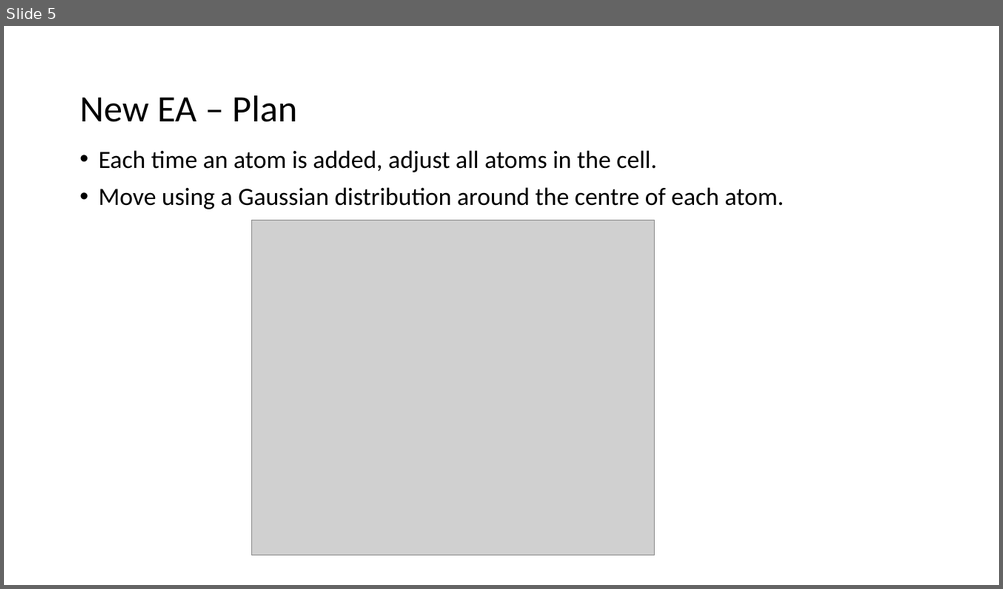
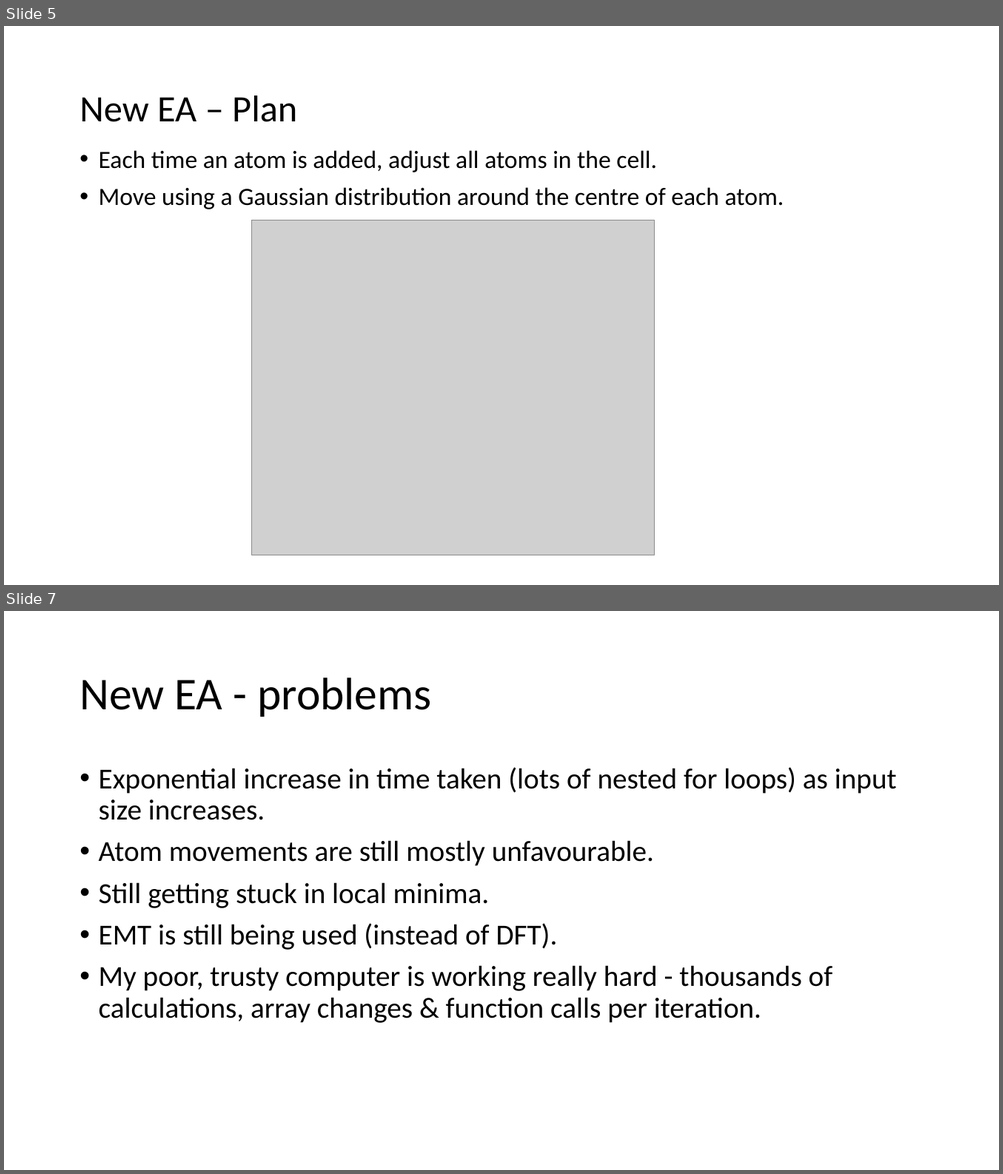
Before and after one commit to Sophie-Turner/GeOpt, a slide deck: Documentation/Sprint3/Presentation.pptx. Shown one above the other, each under a label of ours: slide 5 before the commit, slides 5 and 7 after it; the slides between them are not shown. The pictures are 1003x589 and 1003x1174 pixels, drawn with LibreOffice and Linux fonts; fonts in the diff are those of the drawing; grey boxes stand for pictures. Boxes give left, top, right and bottom in pixels: in the first picture for what was removed or moved away, otherwise in the second. Text is boxed around its words. In the diff, an @@ line names an element or a change of style, - is before the commit and + after.

```diff
--- a/Documentation/Sprint3/Presentation.pptx
+++ b/Documentation/Sprint3/Presentation.pptx
@@ slide 7 added at bbox=[4, 611, 999, 1170], background #FFFFFF @@
@@ title added at bbox=[79, 678, 432, 717], 44 pt, text #000000 @@
+New EA - problems
@@ text added at bbox=[99, 767, 896, 1023], 28 pt, text #000000 @@
+• Exponential increase in time taken (lots of nested for loops) as input size increases.
+• Atom movements are still mostly unfavourable.
+• Still getting stuck in local minima.
+• EMT is still being used (instead of DFT).
+• My poor, trusty computer is working really hard - thousands of calculations, array changes & function calls per iteration.
```
Also in this commit, not shown: 3 other slides added, 7 other files.
